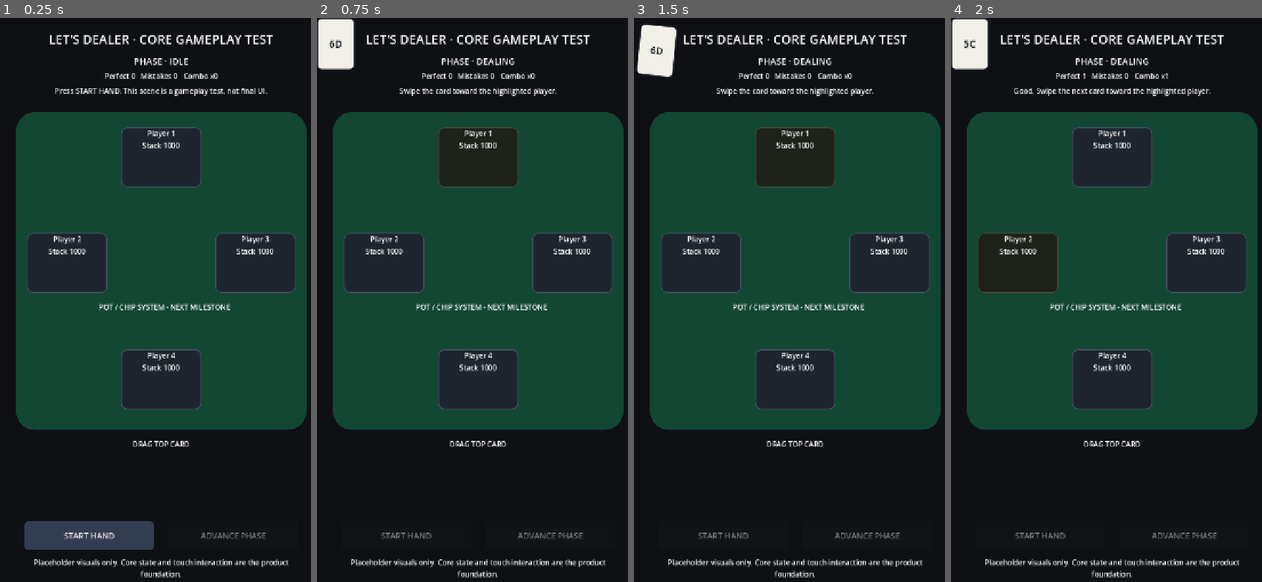
Above: before the commit, frames 1-4 (left to right).
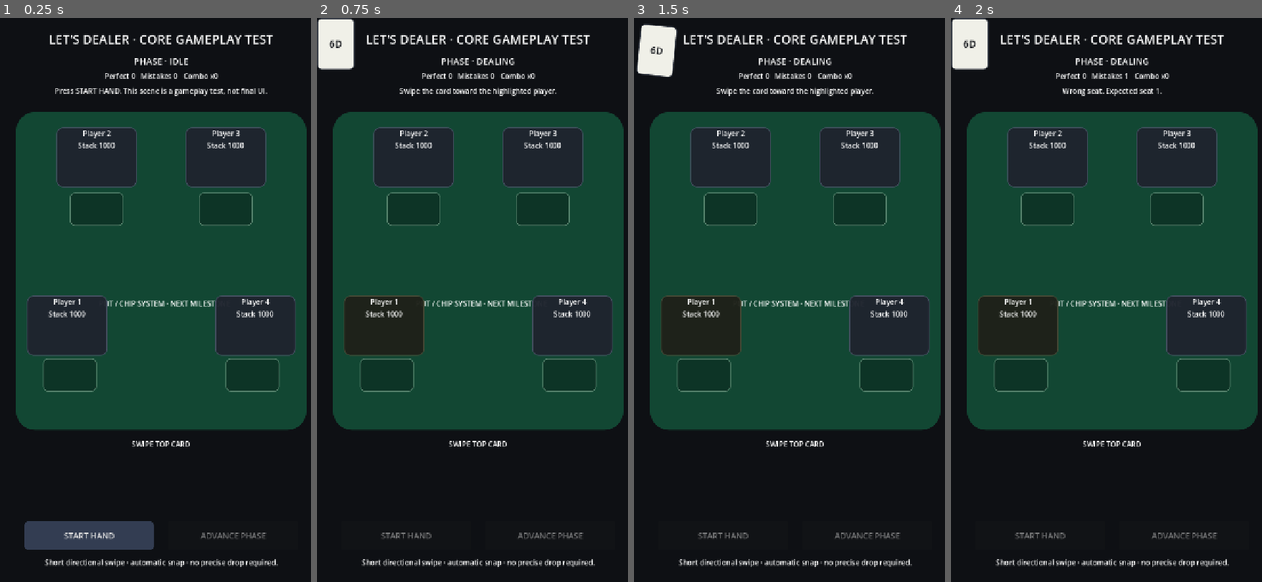
Above: after the commit, the same moments.

Repository: Queenrain9/lets-dealer
Game: Godot game, scene res://scenes/table_test.tscn
Same seed, same stepped clock (60 frames per second), same inputs: the game is played once before the commit and once after it.
Inputs (mouse positions are in pixels of both pictures, inside the frame that each line leads up to):
- Up to frame 1 (0.25 s): no input
- Up to frame 2 (0.75 s): click "START HAND" at 0.5 s
- Up to frame 3 (1.5 s): tap Enter at 1.25 s; drag from (652, 46) to (826, 175) at 1.27 s
- Up to frame 4 (2 s): no input

The runs differ from the first frame. In frame 1, 22% of the frame differs, in the area x 8-96%, y 19-100%; in frame 2, 22%; in frame 3, 22%; in frame 4, 22%, in the area x 4-96%, y 3-100%.
Error before the commit: Cannot call method 'get_children' on a null value. (res://scripts/gameplay/table_test.gd:220)

Commit message:
feat: add separate card zones for swipe dealing

Diff:
--- a/scenes/table_test.tscn
+++ b/scenes/table_test.tscn
@@ -45,6 +45,18 @@
 corner_radius_bottom_right = 10
 corner_radius_bottom_left = 10
 
+[sub_resource type="StyleBoxFlat" id="StyleCardZone"]
+bg_color = Color(0.03, 0.10, 0.08, 0.42)
+border_width_left = 2
+border_width_top = 2
+border_width_right = 2
+border_width_bottom = 2
+border_color = Color(0.58, 0.72, 0.63, 0.52)
+corner_radius_top_left = 10
+corner_radius_top_right = 10
+corner_radius_bottom_right = 10
+corner_radius_bottom_left = 10
+
 [node name="TableTest" type="Control"]
 layout_mode = 3
 anchors_preset = 15
@@ -108,83 +120,79 @@
 
 [node name="BoardRow" type="HBoxContainer" parent="TableSurface"]
 offset_left = 174.0
-offset_top = 310.0
+offset_top = 300.0
 offset_right = 474.0
-offset_bottom = 400.0
+offset_bottom = 390.0
 theme_override_constants/separation = 8
 alignment = 1
 
 [node name="PotPlaceholder" type="Label" parent="TableSurface"]
 offset_left = 184.0
-offset_top = 424.0
+offset_top = 416.0
 offset_right = 464.0
-offset_bottom = 458.0
+offset_bottom = 450.0
 text = "POT / CHIP SYSTEM · NEXT MILESTONE"
 horizontal_alignment = 1
 
 [node name="Seat0" type="PanelContainer" parent="TableSurface"]
-offset_left = 234.0
+offset_left = 24.0
+offset_top = 410.0
+offset_right = 204.0
+offset_bottom = 544.0
+theme_override_styles/panel = SubResource("StyleSeat")
+script = ExtResource("2_seat")
+seat_index = 0
+
+[node name="Content" type="VBoxContainer" parent="TableSurface/Seat0"]
+layout_mode = 2
+theme_override_constants/separation = 4
+
+[node name="NameLabel" type="Label" parent="TableSurface/Seat0/Content"]
+layout_mode = 2
+text = "Player 1"
+horizontal_alignment = 1
+
+[node name="StackLabel" type="Label" parent="TableSurface/Seat0/Content"]
+layout_mode = 2
+text = "Stack 1000"
+horizontal_alignment = 1
+
+[node name="CardRow" type="HBoxContainer" parent="TableSurface/Seat0/Content"]
+visible = false
+layout_mode = 2
+
+[node name="Seat1" type="PanelContainer" parent="TableSurface"]
+offset_left = 90.0
 offset_top = 34.0
-offset_right = 414.0
+offset_right = 270.0
 offset_bottom = 168.0
 theme_override_styles/panel = SubResource("StyleSeat")
 script = ExtResource("2_seat")
-seat_index = 0
-
-[node name="Content" type="VBoxContainer" parent="TableSurface/Seat0"]
-layout_mode = 2
-theme_override_constants/separation = 4
-
-[node name="NameLabel" type="Label" parent="TableSurface/Seat0/Content"]
-layout_mode = 2
-text = "Player 1"
-horizontal_alignment = 1
-
-[node name="StackLabel" type="Label" parent="TableSurface/Seat0/Content"]
+seat_index = 1
+
+[node name="Content" type="VBoxContainer" parent="TableSurface/Seat1"]
+layout_mode = 2
+theme_override_constants/separation = 4
+
+[node name="NameLabel" type="Label" parent="TableSurface/Seat1/Content"]
+layout_mode = 2
+text = "Player 2"
+horizontal_alignment = 1
+
+[node name="StackLabel" type="Label" parent="TableSurface/Seat1/Content"]
 layout_mode = 2
 text = "Stack 1000"
 horizontal_alignment = 1
 
-[node name="CardRow" type="HBoxContainer" parent="TableSurface/Seat0/Content"]
-custom_minimum_size = Vector2(0, 62)
-layout_mode = 2
-theme_override_constants/separation = 4
-alignment = 1
-
-[node name="Seat1" type="PanelContainer" parent="TableSurface"]
-offset_left = 24.0
-offset_top = 270.0
-offset_right = 204.0
-offset_bottom = 404.0
-theme_override_styles/panel = SubResource("StyleSeat")
-script = ExtResource("2_seat")
-seat_index = 1
-
-[node name="Content" type="VBoxContainer" parent="TableSurface/Seat1"]
-layout_mode = 2
-theme_override_constants/separation = 4
-
-[node name="NameLabel" type="Label" parent="TableSurface/Seat1/Content"]
-layout_mode = 2
-text = "Player 2"
-horizontal_alignment = 1
-
-[node name="StackLabel" type="Label" parent="TableSurface/Seat1/Content"]
-layout_mode = 2
-text = "Stack 1000"
-horizontal_alignment = 1
-
 [node name="CardRow" type="HBoxContainer" parent="TableSurface/Seat1/Content"]
-custom_minimum_size = Vector2(0, 62)
-layout_mode = 2
-theme_override_constants/separation = 4
-alignment = 1
+visible = false
+layout_mode = 2
 
 [node name="Seat2" type="PanelContainer" parent="TableSurface"]
-offset_left = 444.0
-offset_top = 270.0
-offset_right = 624.0
-offset_bottom = 404.0
+offset_left = 378.0
+offset_top = 34.0
+offset_right = 558.0
+offset_bottom = 168.0
 theme_override_styles/panel = SubResource("StyleSeat")
 script = ExtResource("2_seat")
 seat_index = 2
@@ -204,16 +212,14 @@
 horizontal_alignment = 1
 
 [node name="CardRow" type="HBoxContainer" parent="TableSurface/Seat2/Content"]
-custom_minimum_size = Vector2(0, 62)
-layout_mode = 2
-theme_override_constants/separation = 4
-alignment = 1
+visible = false
+layout_mode = 2
 
 [node name="Seat3" type="PanelContainer" parent="TableSurface"]
-offset_left = 234.0
-offset_top = 530.0
-offset_right = 414.0
-offset_bottom = 664.0
+offset_left = 444.0
+offset_top = 410.0
+offset_right = 624.0
+offset_bottom = 544.0
 theme_override_styles/panel = SubResource("StyleSeat")
 script = ExtResource("2_seat")
 seat_index = 3
@@ -233,17 +239,67 @@
 horizontal_alignment = 1
 
 [node name="CardRow" type="HBoxContainer" parent="TableSurface/Seat3/Content"]
-custom_minimum_size = Vector2(0, 62)
+visible = false
+layout_mode = 2
+
+[node name="CardZone0" type="PanelContainer" parent="TableSurface"]
+offset_left = 60.0
+offset_top = 550.0
+offset_right = 180.0
+offset_bottom = 624.0
+theme_override_styles/panel = SubResource("StyleCardZone")
+mouse_filter = 2
+
+[node name="Cards" type="HBoxContainer" parent="TableSurface/CardZone0"]
+layout_mode = 2
+theme_override_constants/separation = 4
+alignment = 1
+
+[node name="CardZone1" type="PanelContainer" parent="TableSurface"]
+offset_left = 120.0
+offset_top = 180.0
+offset_right = 240.0
+offset_bottom = 254.0
+theme_override_styles/panel = SubResource("StyleCardZone")
+mouse_filter = 2
+
+[node name="Cards" type="HBoxContainer" parent="TableSurface/CardZone1"]
+layout_mode = 2
+theme_override_constants/separation = 4
+alignment = 1
+
+[node name="CardZone2" type="PanelContainer" parent="TableSurface"]
+offset_left = 408.0
+offset_top = 180.0
+offset_right = 528.0
+offset_bottom = 254.0
+theme_override_styles/panel = SubResource("StyleCardZone")
+mouse_filter = 2
+
+[node name="Cards" type="HBoxContainer" parent="TableSurface/CardZone2"]
+layout_mode = 2
+theme_override_constants/separation = 4
+alignment = 1
+
+[node name="CardZone3" type="PanelContainer" parent="TableSurface"]
+offset_left = 468.0
+offset_top = 550.0
+offset_right = 588.0
+offset_bottom = 624.0
+theme_override_styles/panel = SubResource("StyleCardZone")
+mouse_filter = 2
+
+[node name="Cards" type="HBoxContainer" parent="TableSurface/CardZone3"]
 layout_mode = 2
 theme_override_constants/separation = 4
 alignment = 1
 
 [node name="DeckCaption" type="Label" parent="."]
-offset_left = 258.0
+offset_left = 238.0
 offset_top = 940.0
-offset_right = 462.0
+offset_right = 482.0
 offset_bottom = 970.0
-text = "DRAG TOP CARD"
+text = "SWIPE TOP CARD"
 horizontal_alignment = 1
 
 [node name="CardDrag" type="PanelContainer" parent="."]
@@ -286,6 +342,6 @@
 offset_top = 1204.0
 offset_right = 674.0
 offset_bottom = 1262.0
-text = "Placeholder visuals only. Core state and touch interaction are the product foundation."
+text = "Short directional swipe · automatic snap · no precise drop required."
 horizontal_alignment = 1
 autowrap_mode = 2
Not shown: 1 places in scenes/table_test.tscn that only renumber resources
